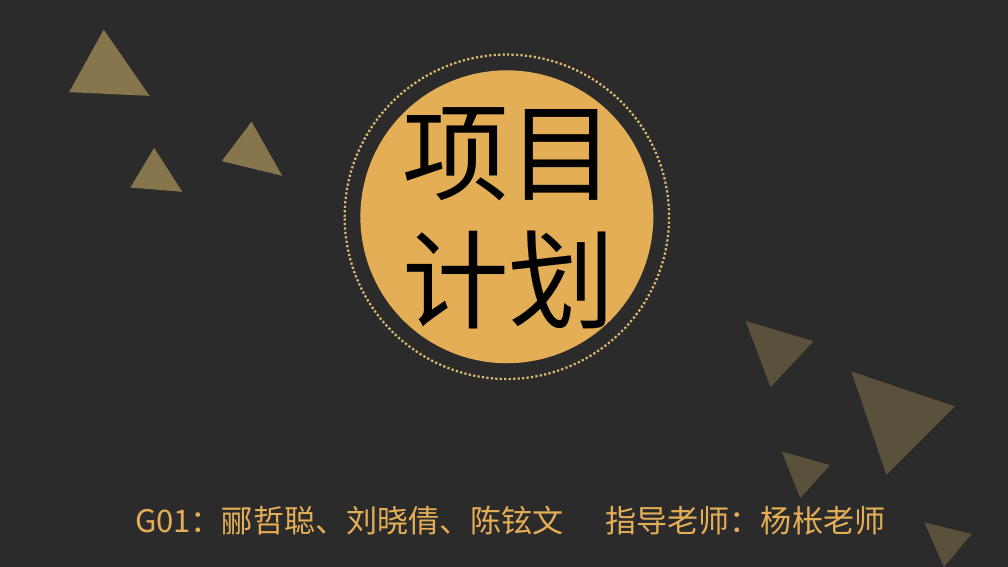
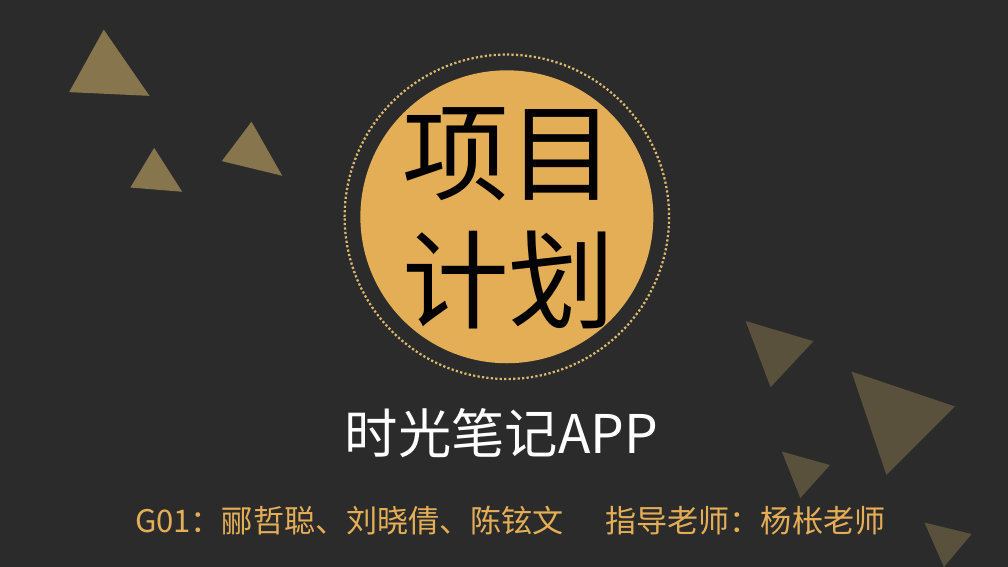
Before and after one commit to SE-2018-G01/TimeNote, a slide deck: slide 1 of SE2018春-G01-项目计划.pptx. Drawn at 1008x567 pixels with LibreOffice and Linux fonts; fonts in the diff are those of the drawing; background and template pictures are left out; a plain dark background stands for a picture behind light text. Boxes give left, top, right and bottom in pixels: in the first picture for what was removed or moved away, otherwise in the second. Text is boxed around its words. In the diff, an @@ line names an element or a change of style, - is before the commit and + after.

```diff
--- a/SE2018春-G01-项目计划.pptx
+++ b/SE2018春-G01-项目计划.pptx
@@ text added at (345, 408, 658, 457), 48 pt, text #FFFFFF @@
+时光笔记APP
```
Also in this commit, not shown: 11 other slides changed, 1 slide added, 2 slides removed, 4 other files.
